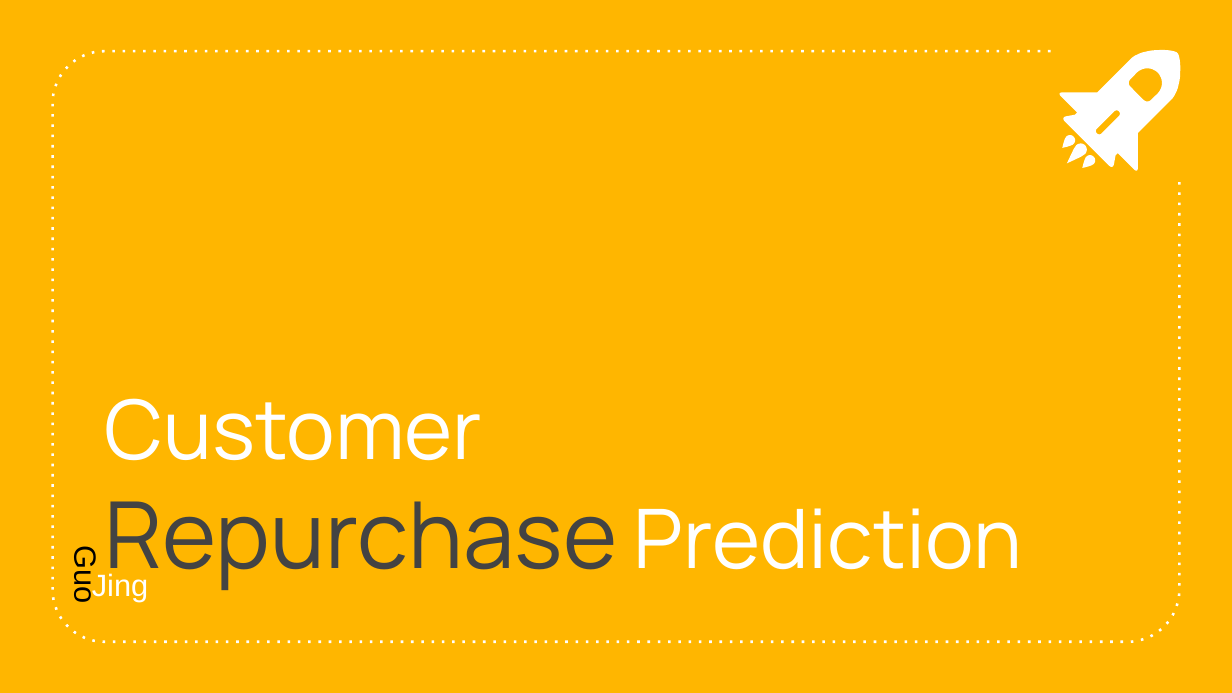
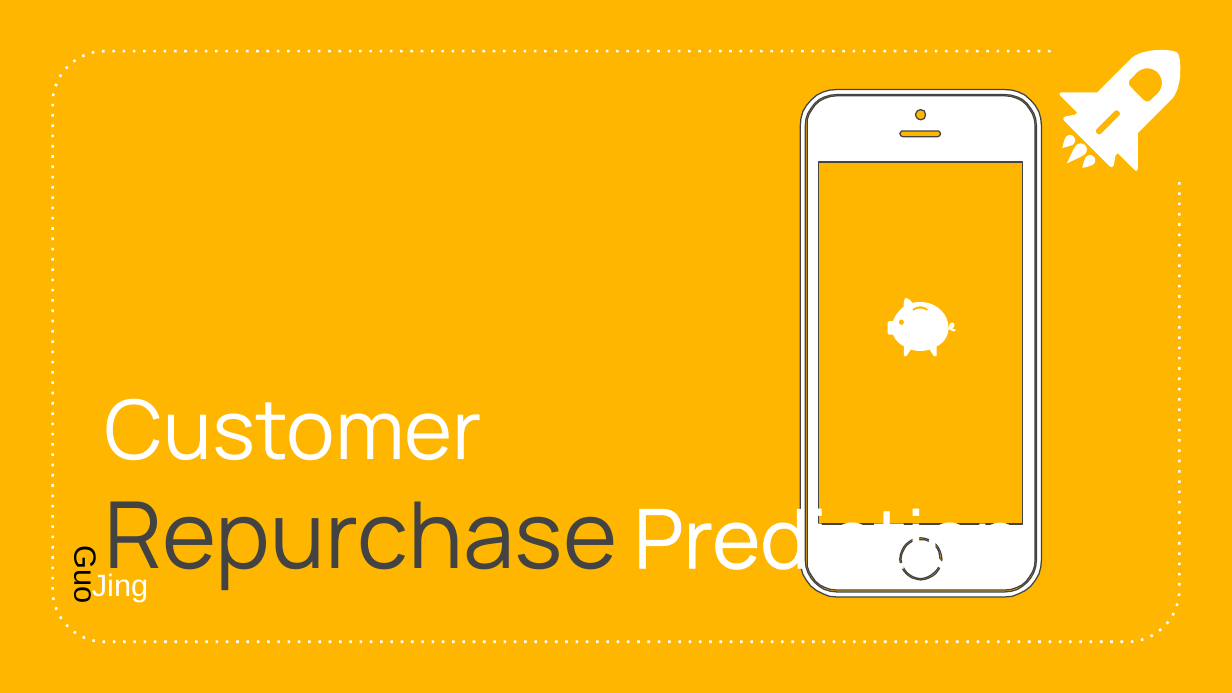
Before and after one commit to GuoJingSRTP/Shopee, a slide deck: slide 1 of slides.pptx. Drawn at 1232x693 pixels with LibreOffice and Linux fonts; fonts in the diff are those of the drawing. Boxes give left, top, right and bottom in pixels: in the first picture for what was removed or moved away, otherwise in the second. Text is boxed around its words. In the diff, an @@ line names an element or a change of style, - is before the commit and + after.

```diff
--- a/slides.pptx
+++ b/slides.pptx
@@ freeform shape added at [801, 90, 1042, 598], fill #FFFFFF, outline #434343 0.75 pt @@
@@ freeform shape added at [887, 298, 955, 356], fill #FFFFFF @@
@@ title "Customer Repurchase Prediction" at [105, 398, 1023, 592]: letter outline none to #FFFFFF 1.45 pt in "Prediction" @@
```
Also in this commit, not shown: 3 other slides changed.
